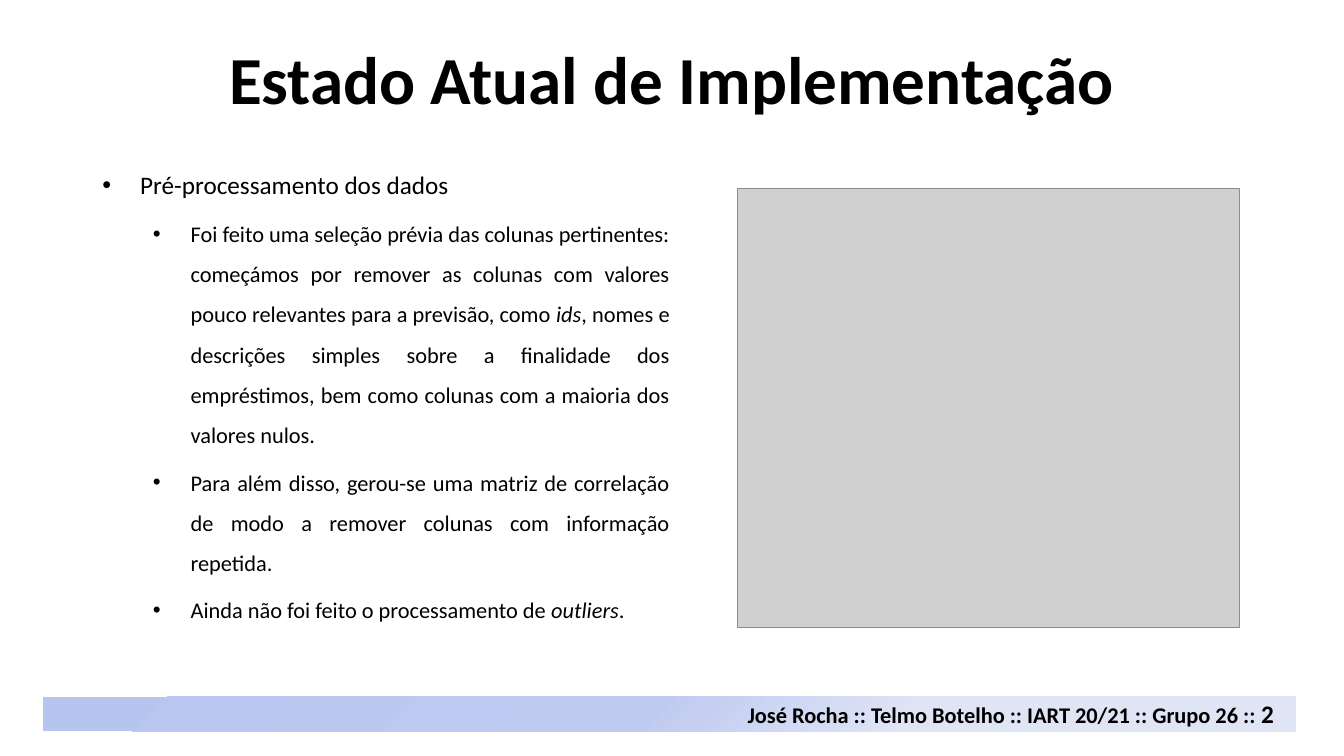
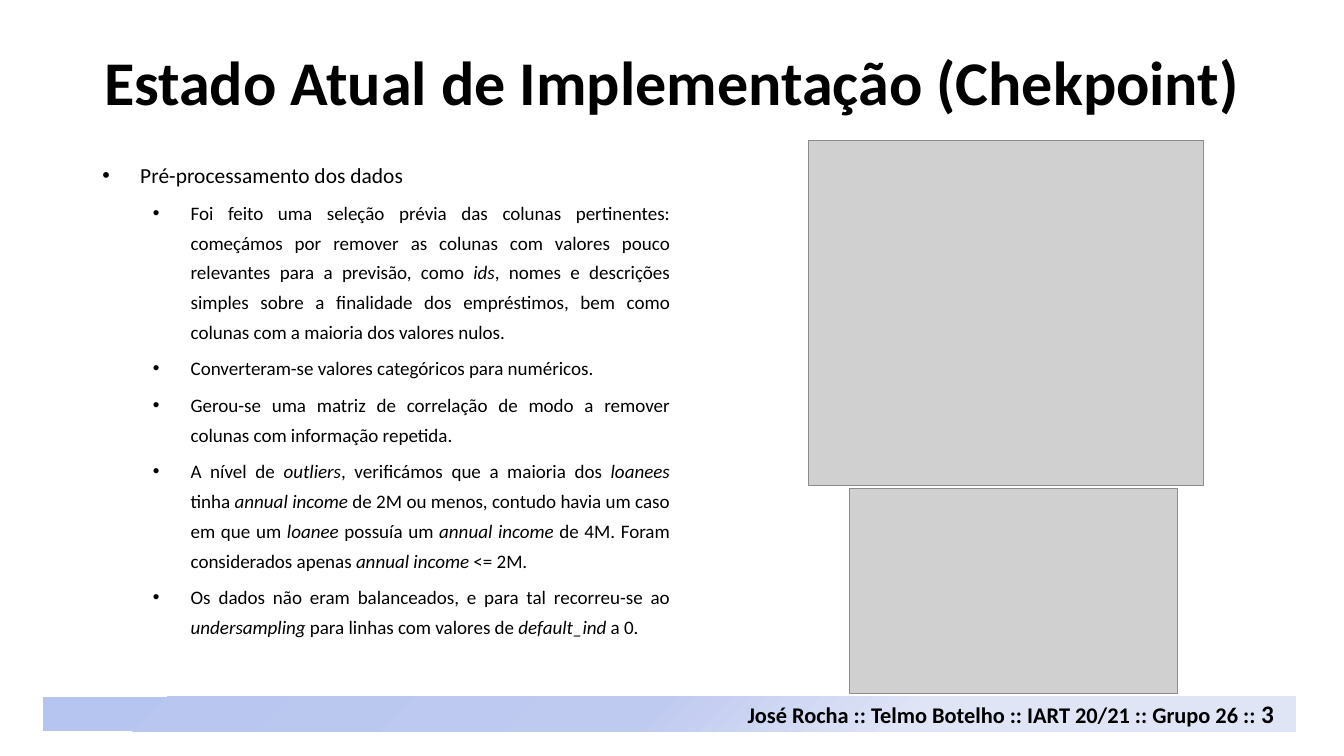
Before and after one commit to davidrocha9/FEUP-IART, a slide deck: slide 3 of Proj2/docs/Credit_Risk_Analysis.pptx (slide 4 before the commit). Drawn at 1344x756 pixels with LibreOffice and Linux fonts; fonts in the diff are those of the drawing; grey boxes stand for pictures. Boxes give left, top, right and bottom in pixels: in the first picture for what was removed or moved away, otherwise in the second. Text is boxed around its words. In the diff, an @@ line names an element or a change of style, - is before the commit and + after.

```diff
--- a/Proj2/docs/Credit_Risk_Analysis.pptx
+++ b/Proj2/docs/Credit_Risk_Analysis.pptx
@@ text at <box>104,59,1238,116</box>: text changed; size 48 to 44.4 pt @@
-Estado Atual de Implementação
+Estado Atual de Implementação (Chekpoint)
@@ picture: place and size @@
-picture at <box>738,189,1240,628</box>
+picture at <box>809,140,1204,485</box>
@@ text at <box>140,168,670,339</box>: size 18 to 15.3 pt in "Pré-processamento dos dados"; size 16 to 13.6 pt in "Foi feito uma seleção prévia das colunas ..."; line spacing 1.5 to 1.3 @@
@@ text at <box>191,361,670,638</box>: text changed; size 16 to 13.6 pt @@
-  • Para além disso, gerou-se uma matriz de correlação de modo a remover colunas com informação repetida.
-  • Ainda não foi feito o processamento de outliers.
+  • Converteram-se valores categóricos para numéricos.
+  • Gerou-se uma matriz de correlação de modo a remover colunas com informação repetida.
+  • A nível de outliers, verificámos que a maioria dos loanees tinha annual income de 2M ou menos, contudo havia um caso em que um loanee possuía um annual income de 4M. Foram considerados apenas annual income <= 2M.
+  • Os dados não eram balanceados, e para tal recorreu-se ao undersampling para linhas com valores de default_ind a 0.
@@ picture added at <box>849,489,1178,694</box> @@
@@ text at <box>748,706,1274,727</box>: text changed @@
-José Rocha :: Telmo Botelho :: IART 20/21 :: Grupo 26 :: 2
+José Rocha :: Telmo Botelho :: IART 20/21 :: Grupo 26 :: 3
```
Also in this commit, not shown: 3 other slides changed, 5 slides added, 7 other files.
